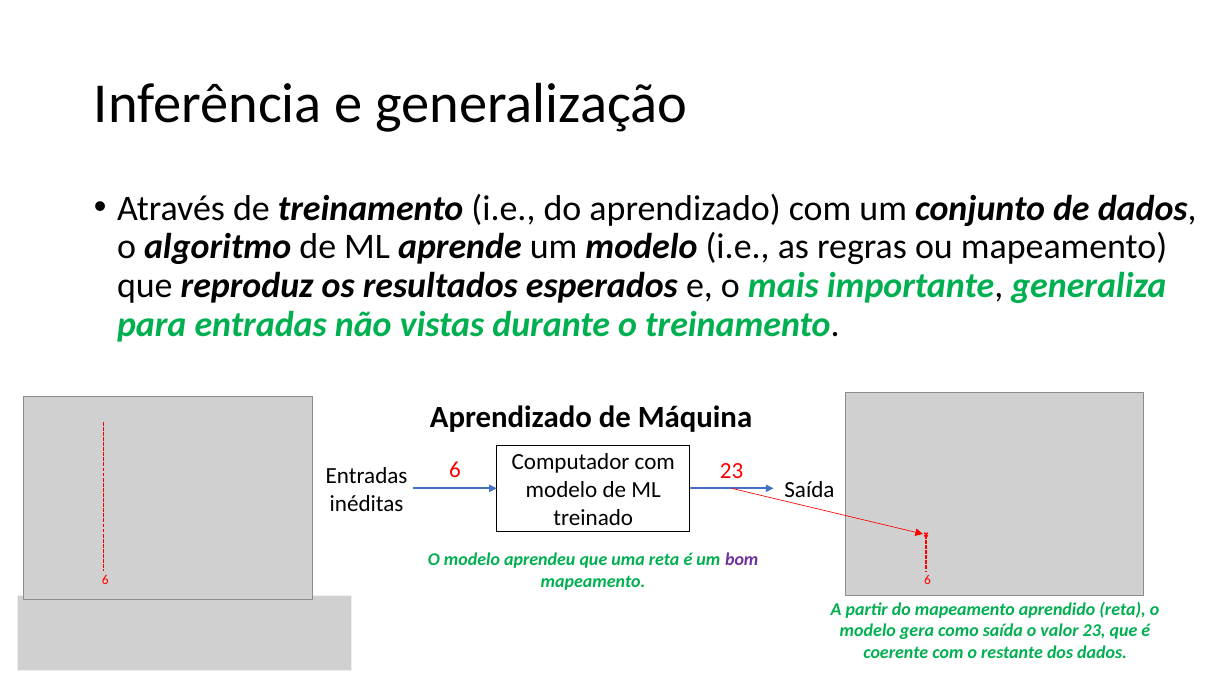
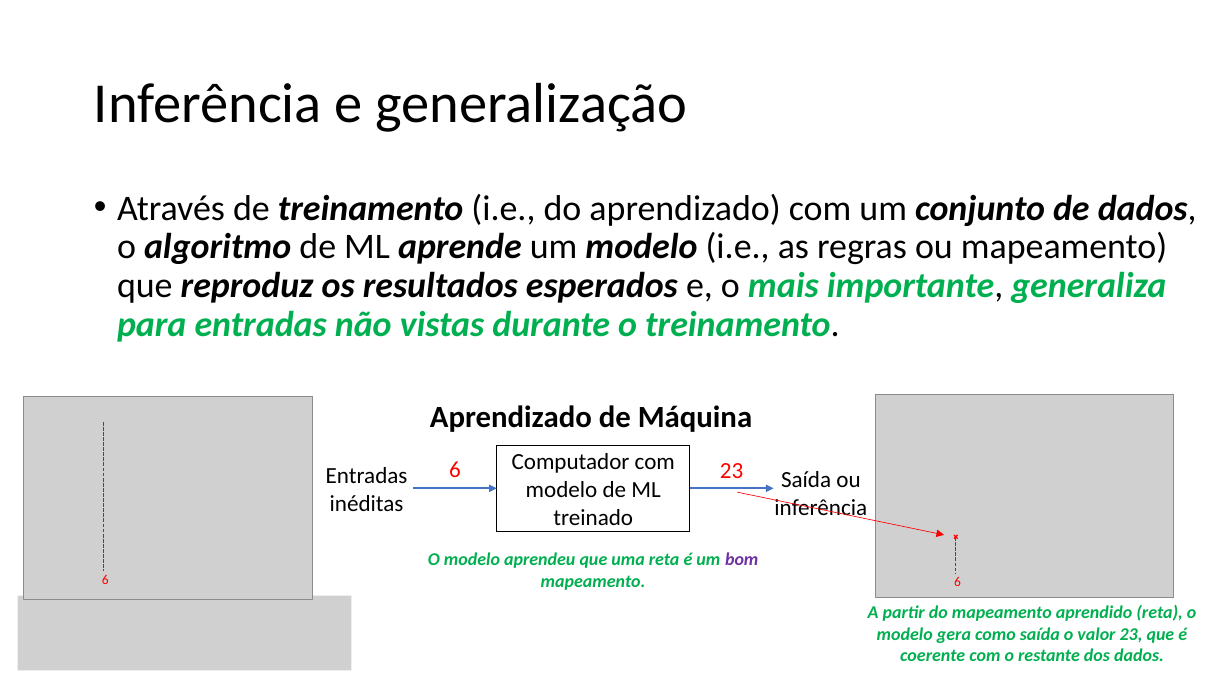
Before and after one commit to zz4fap/tp557-iot-ml, a slide deck: slide 12 of slides/TP557_4_O_Paradigma_do_Machine_Learning.pptx (slide 11 before the commit). Drawn at 1232x693 pixels with LibreOffice and Linux fonts; fonts in the diff are those of the drawing; grey boxes stand for pictures. Boxes give left, top, right and bottom in pixels: in the first picture for what was removed or moved away, otherwise in the second. Text is boxed around its words. In the diff, an @@ line names an element or a change of style, - is before the commit and + after.

```diff
--- a/slides/TP557_4_O_Paradigma_do_Machine_Learning.pptx
+++ b/slides/TP557_4_O_Paradigma_do_Machine_Learning.pptx
@@ text at (774, 471, 867, 520): text changed @@
-Saída
+Saída ou inferência
@@ arrow moved from (732, 489) - (923, 534) to (738, 493) - (945, 535) @@
@@ 3 lines, 1 picture, 1 text: place and size @@
-3 lines, 1 picture, 1 text at (846, 393, 1143, 596)
+3 lines, 1 picture, 1 text at (875, 395, 1173, 598)
@@ text "A partir do mapeamento aprendido ...": place and size @@
-text "A partir do mapeamento aprendido ..." at (831, 602, 1159, 658)
+text "A partir do mapeamento aprendido ..." at (868, 605, 1196, 661)
```
Also in this commit, not shown: 2 other slides changed, 2 slides added, 17 slides removed, 2 other files.
